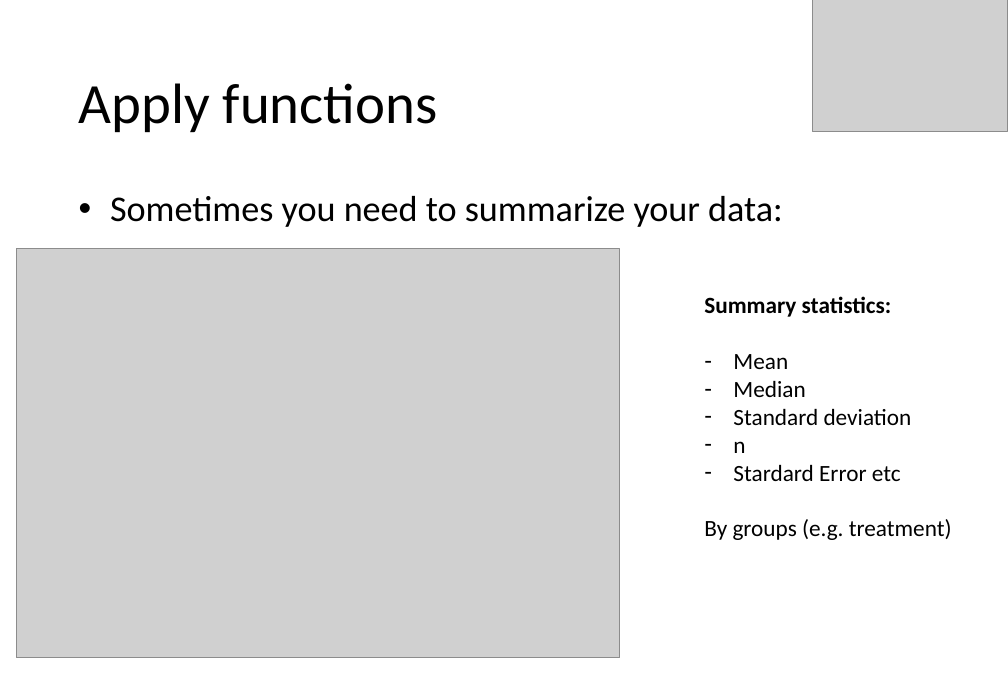
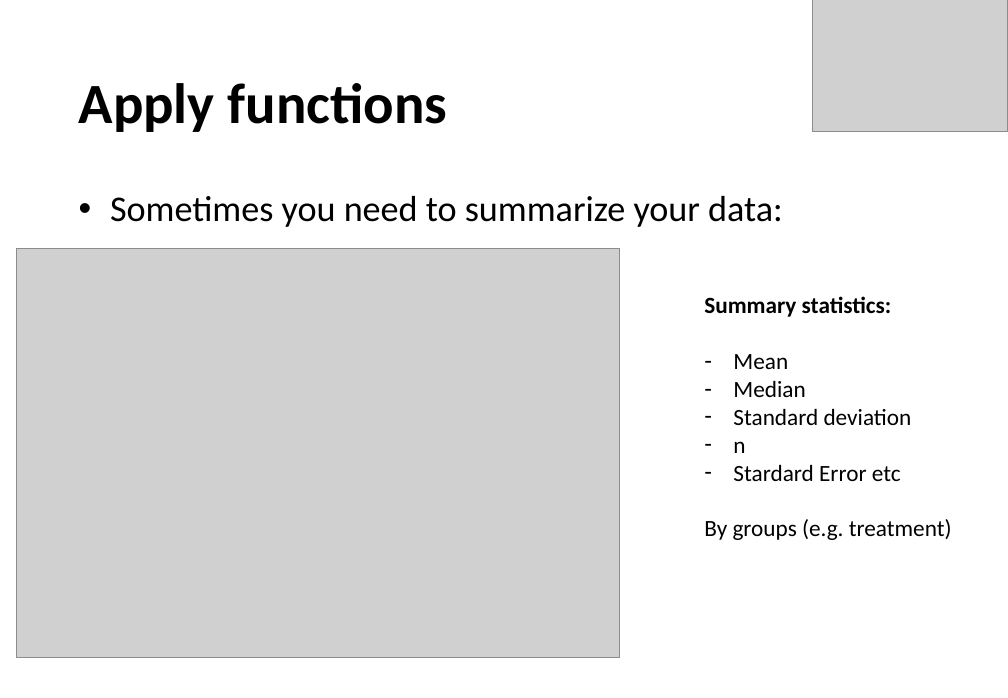
Before and after one commit to ramsyagha/tutorials, a slide deck: slide 38 of Lectures/1_Introduction to R.pptx. Drawn at 1008x698 pixels with LibreOffice and Linux fonts; fonts in the diff are those of the drawing; grey boxes stand for pictures. Boxes give left, top, right and bottom in pixels: in the first picture for what was removed or moved away, otherwise in the second. Text is boxed around its words. In the diff, an @@ line names an element or a change of style, - is before the commit and + after.

```diff
--- a/Lectures/1_Introduction to R.pptx
+++ b/Lectures/1_Introduction to R.pptx
@@ title "Apply functions" at bbox=[79, 83, 448, 132]: bold on @@
```
Also in this commit, not shown: 7 other slides changed.
